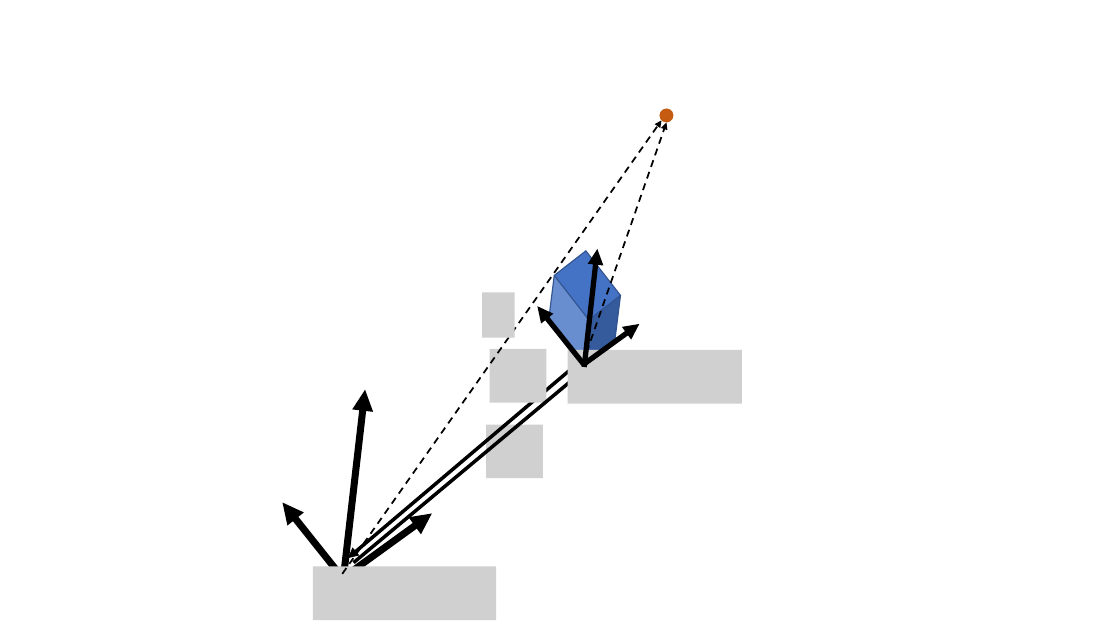
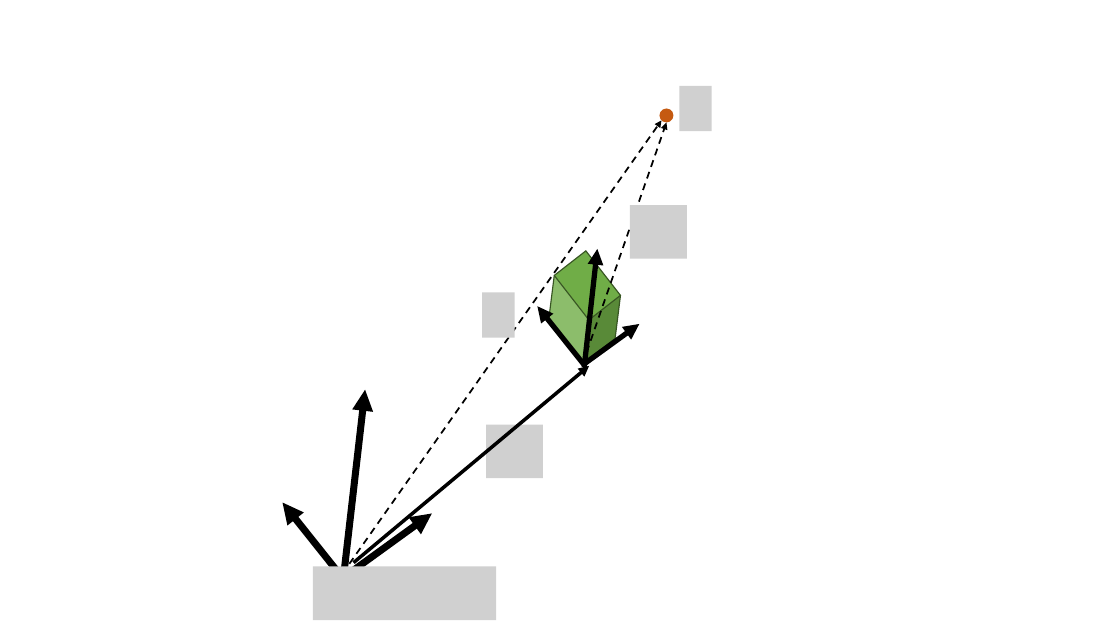
Before and after one commit to rurusasu/Diary, a slide deck: slide 2 of 座標変換.pptx. Drawn at 1120x630 pixels with LibreOffice and Linux fonts; fonts in the diff are those of the drawing; grey boxes stand for pictures. Boxes give left, top, right and bottom in pixels: in the first picture for what was removed or moved away, otherwise in the second. Text is boxed around its words. In the diff, an @@ line names an element or a change of style, - is before the commit and + after.

```diff
--- a/座標変換.pptx
+++ b/座標変換.pptx
@@ picture added at [680,86,712,131] @@
@@ picture added at [630,205,687,259] @@
@@ cube at [530,251,639,363]: fill #4472C4 to #70AD47; outline #325491 1 pt to #385723 1 pt @@
@@ picture removed at [490,349,547,402] @@
@@ picture removed at [568,350,742,404] @@
@@ arrow removed from (579, 363) to (348, 559) @@
```
Also in this commit, not shown: 1 other slide changed, 3 other files.
